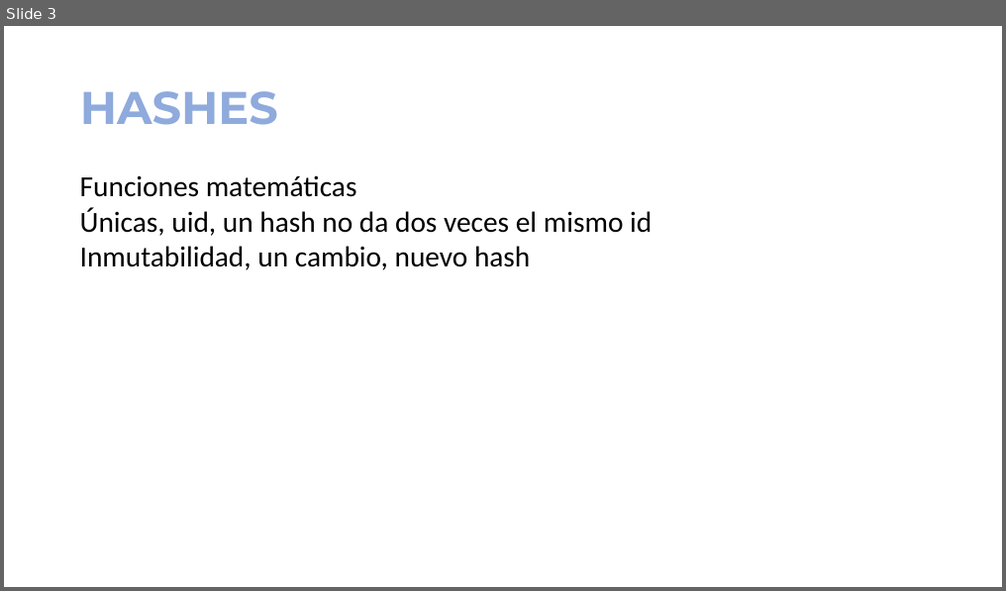
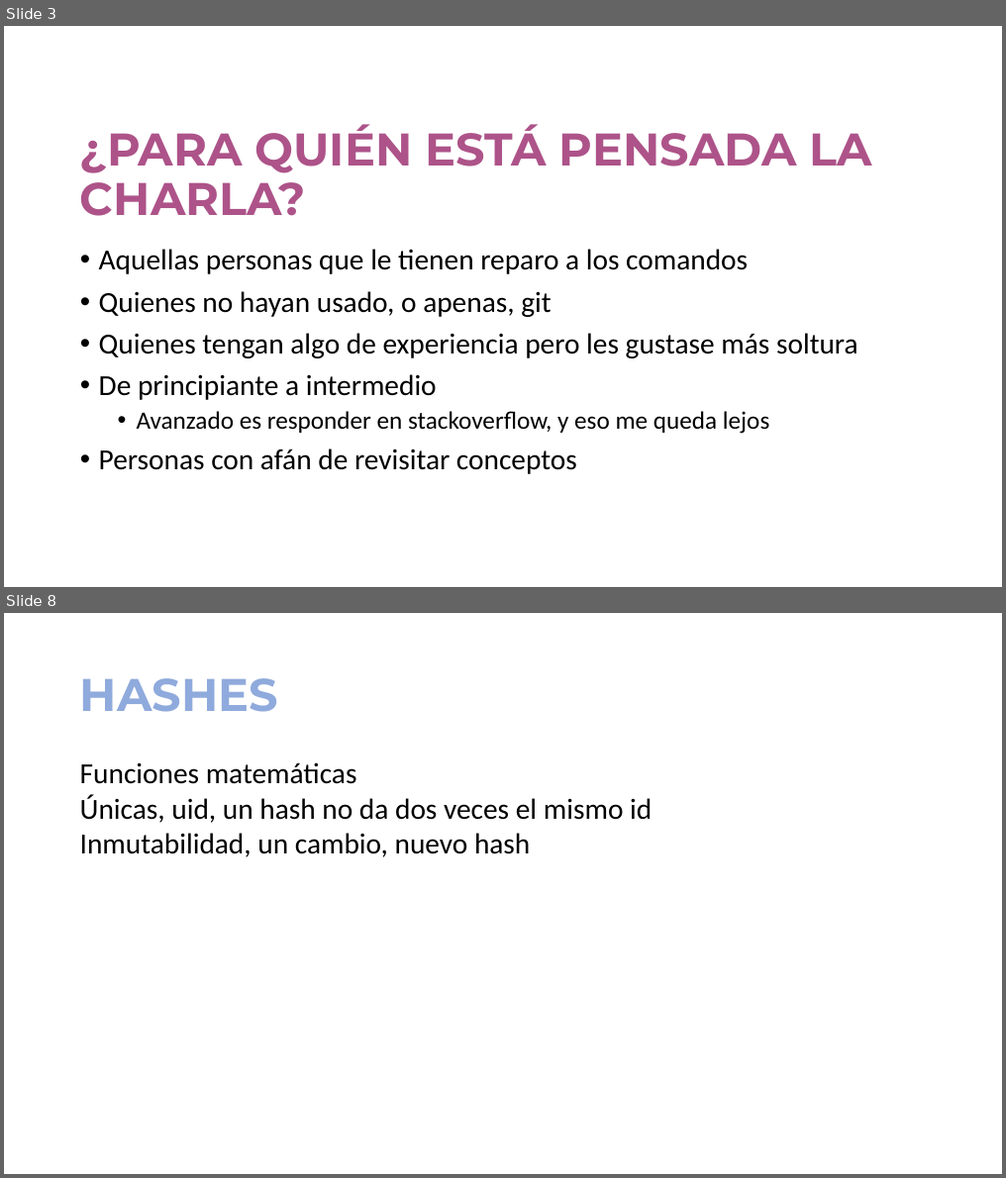
Before and after one commit to jofaval/talks-about, a slide deck: simplifying-git/fear-the-cli-no-more/simplifying-git-fear-the-cli-no-more.slides.es.pptx. Shown one above the other, each under a label of ours: slide 3 before the commit, slides 3 and 8 after it; the slides between them are not shown. The pictures are 1006x591 and 1006x1178 pixels, drawn with LibreOffice and Linux fonts; fonts in the diff are those of the drawing. Boxes give left, top, right and bottom in pixels: in the first picture for what was removed or moved away, otherwise in the second. Text is boxed around its words. In the diff, an @@ line names an element or a change of style, - is before the commit and + after.

```diff
--- a/simplifying-git/fear-the-cli-no-more/simplifying-git-fear-the-cli-no-more.slides.es.pptx
+++ b/simplifying-git/fear-the-cli-no-more/simplifying-git-fear-the-cli-no-more.slides.es.pptx
@@ slide 3 added at box(4, 26, 1002, 587), background #FFFFFF @@
@@ title added at box(80, 124, 872, 216), 44 pt, text gradient #AD5389 to #3C1053, bold @@
+¿PARA QUIÉN ESTÁ PENSADA LA CHARLA?
@@ text added at box(99, 249, 858, 474), 28 pt, text #000000 @@
+• Aquellas personas que le tienen reparo a los comandos
+• Quienes no hayan usado, o apenas, git
+• Quienes tengan algo de experiencia pero les gustase más soltura
+• De principiante a intermedio
+  • Avanzado es responder en stackoverflow, y eso me queda lejos
+• Personas con afán de revisitar conceptos
@@ what was slide 3 is now slide 8 @@
```
Also in this commit, not shown: 2 slides changed, 9 other slides added, 1 other file.
